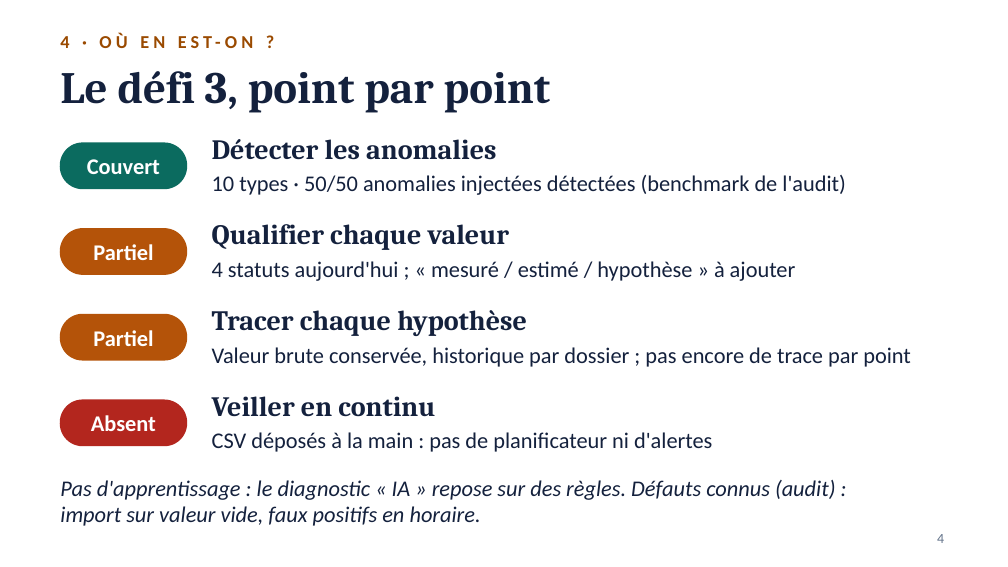
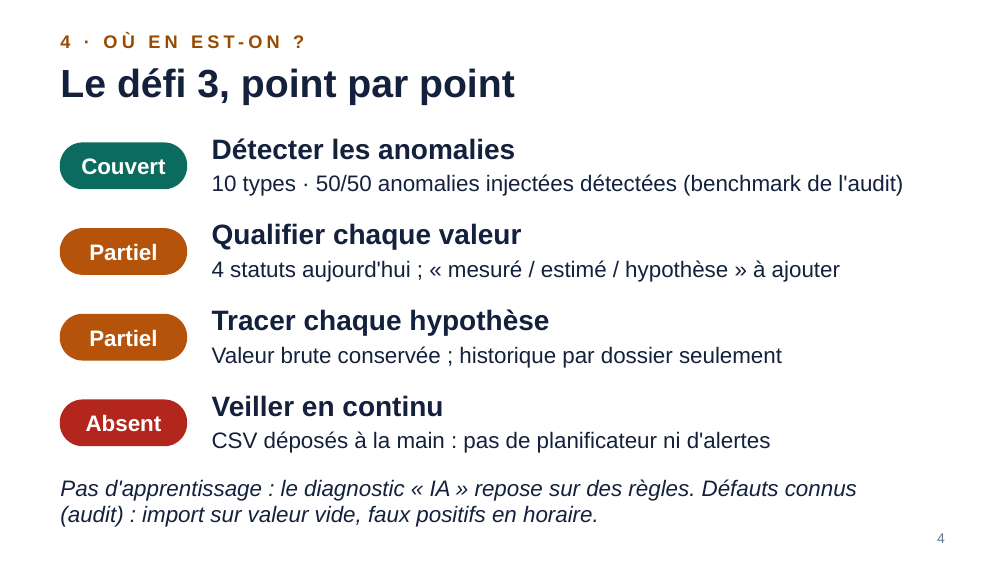
Before and after one commit to loicgilbert74000-coder/qualif-comptage, a slide deck: slide 4 of pitch/qualif-comptage-pitch.pptx. Drawn at 1008x567 pixels with LibreOffice and Linux fonts; fonts in the diff are those of the drawing. Boxes give left, top, right and bottom in pixels: in the first picture for what was removed or moved away, otherwise in the second. Text is boxed around its words. In the diff, an @@ line names an element or a change of style, - is before the commit and + after.

```diff
--- a/pitch/qualif-comptage-pitch.pptx
+++ b/pitch/qualif-comptage-pitch.pptx
@@ title "Le défi 3, point par ..." at (x1=60, y1=68, x2=515, y2=105): size 32 to 28 pt, font Cambria to Arial @@
@@ text at (x1=212, y1=346, x2=782, y2=368): text changed; font Calibri to Arial @@
-Valeur brute conservée, historique par dossier ; pas encore de trace par point
+Valeur brute conservée ; historique par dossier seulement
@@ font Cambria to Arial in 4 elements at (x1=212, y1=138, x2=515, y2=160), (x1=212, y1=223, x2=522, y2=249), (x1=212, y1=309, x2=549, y2=335), (x1=212, y1=395, x2=443, y2=417) @@
@@ font Calibri to Arial in 10 elements at (x1=60, y1=35, x2=70, y2=48), (x1=81, y1=158, x2=165, y2=175), (x1=212, y1=174, x2=903, y2=196), (x1=89, y1=243, x2=157, y2=261), (x1=212, y1=260, x2=840, y2=282), (x1=89, y1=329, x2=157, y2=347), (x1=86, y1=414, x2=162, y2=432), (x1=212, y1=431, x2=771, y2=453), (x1=60, y1=479, x2=857, y2=527), (x1=937, y1=533, x2=945, y2=543) @@
```
Also in this commit, not shown: 4 other slides changed, 5 other files.
